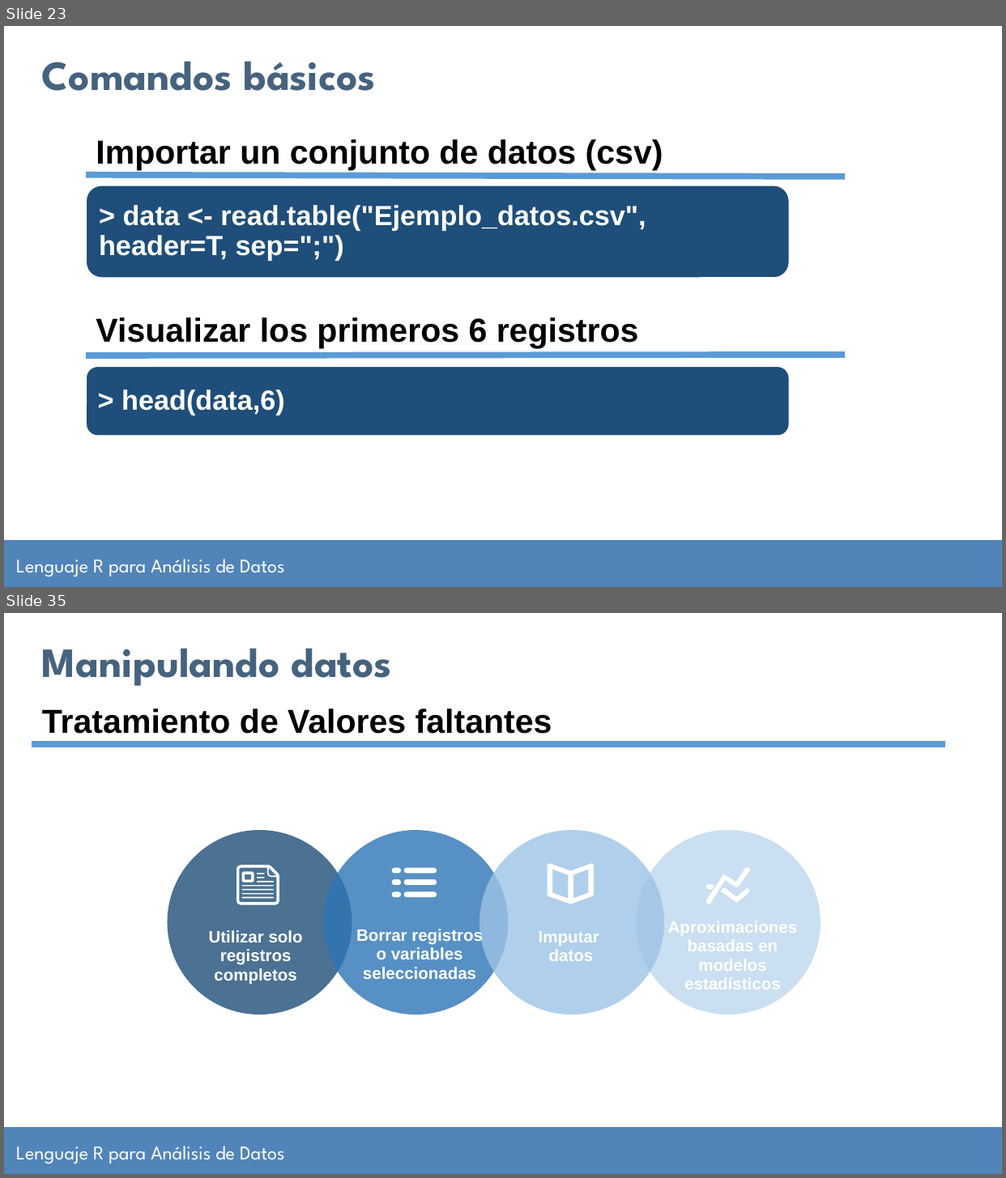
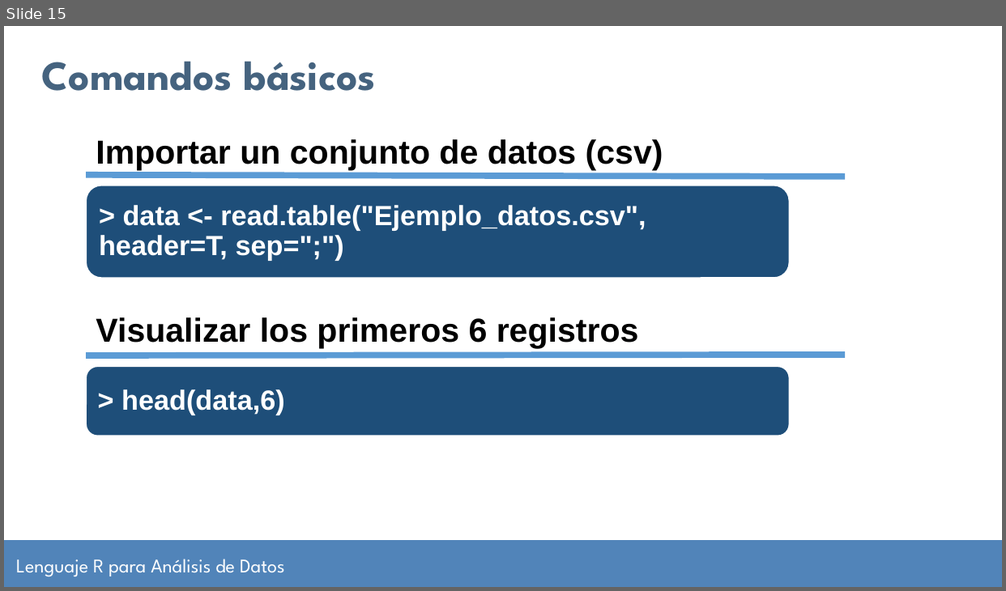
Before and after one commit to jsgarriga/curso-analisis-datos-r, a slide deck: Clase 2-ADR-28-08-2023/ManualAlumnoR_clase2.pptx. Shown one above the other, each under a label of ours: slides 23 and 35 before the commit, slide 15 after it; the slides between them are not shown. The pictures are 1006x1178 and 1006x591 pixels, drawn with LibreOffice and Linux fonts; fonts in the diff are those of the drawing; background and template pictures are left out. Boxes give left, top, right and bottom in pixels: in the first picture for what was removed or moved away, otherwise in the second. Text is boxed around its words. In the diff, an @@ line names an element or a change of style, - is before the commit and + after.

```diff
--- a/Clase 2-ADR-28-08-2023/ManualAlumnoR_clase2.pptx
+++ b/Clase 2-ADR-28-08-2023/ManualAlumnoR_clase2.pptx
@@ slide 35 removed at box(4, 613, 1002, 1174), background #FFFFFF; not listed: 2 template elements that a slide beside it also shows @@
@@ text removed at box(42, 648, 392, 686) @@
-Manipulando datos
@@ text removed at box(42, 709, 552, 734) @@
-Tratamiento de Valores faltantes
@@ line removed from (32, 743) to (945, 743) @@
@@ ellipse removed at box(168, 831, 352, 1015) @@
@@ ellipse removed at box(323, 831, 508, 1015) @@
@@ ellipse removed at box(480, 831, 665, 1015) @@
@@ ellipse removed at box(636, 831, 820, 1015) @@
@@ group removed at box(236, 866, 279, 905): 9 freeform shapes @@
@@ freeform shape removed at box(392, 868, 436, 897) @@
@@ freeform shape removed at box(548, 864, 594, 905) @@
@@ freeform shape removed at box(706, 867, 749, 904) @@
@@ text removed at box(356, 928, 483, 979) @@
-Borrar registros o variables seleccionadas
@@ text removed at box(668, 921, 797, 990) @@
-Aproximaciones basadas en modelos estadísticos
@@ text removed at box(209, 931, 303, 984) @@
-Utilizar solo registros completos
@@ text removed at box(539, 931, 599, 961) @@
-Imputar
-datos
@@ what was slide 23 is now slide 15 @@
```
Also in this commit, not shown: 42 other slides removed, 33 other files.
